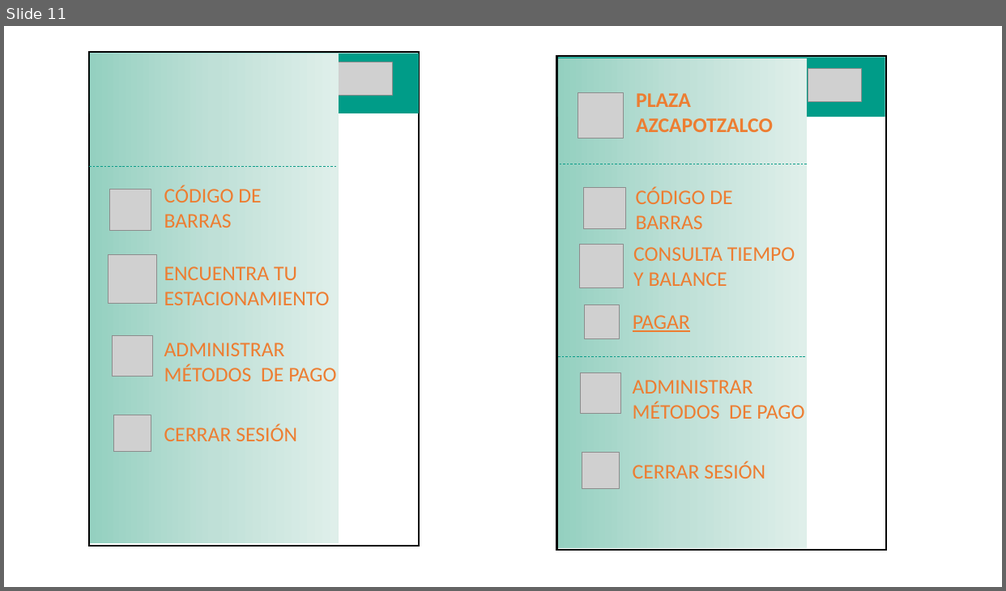
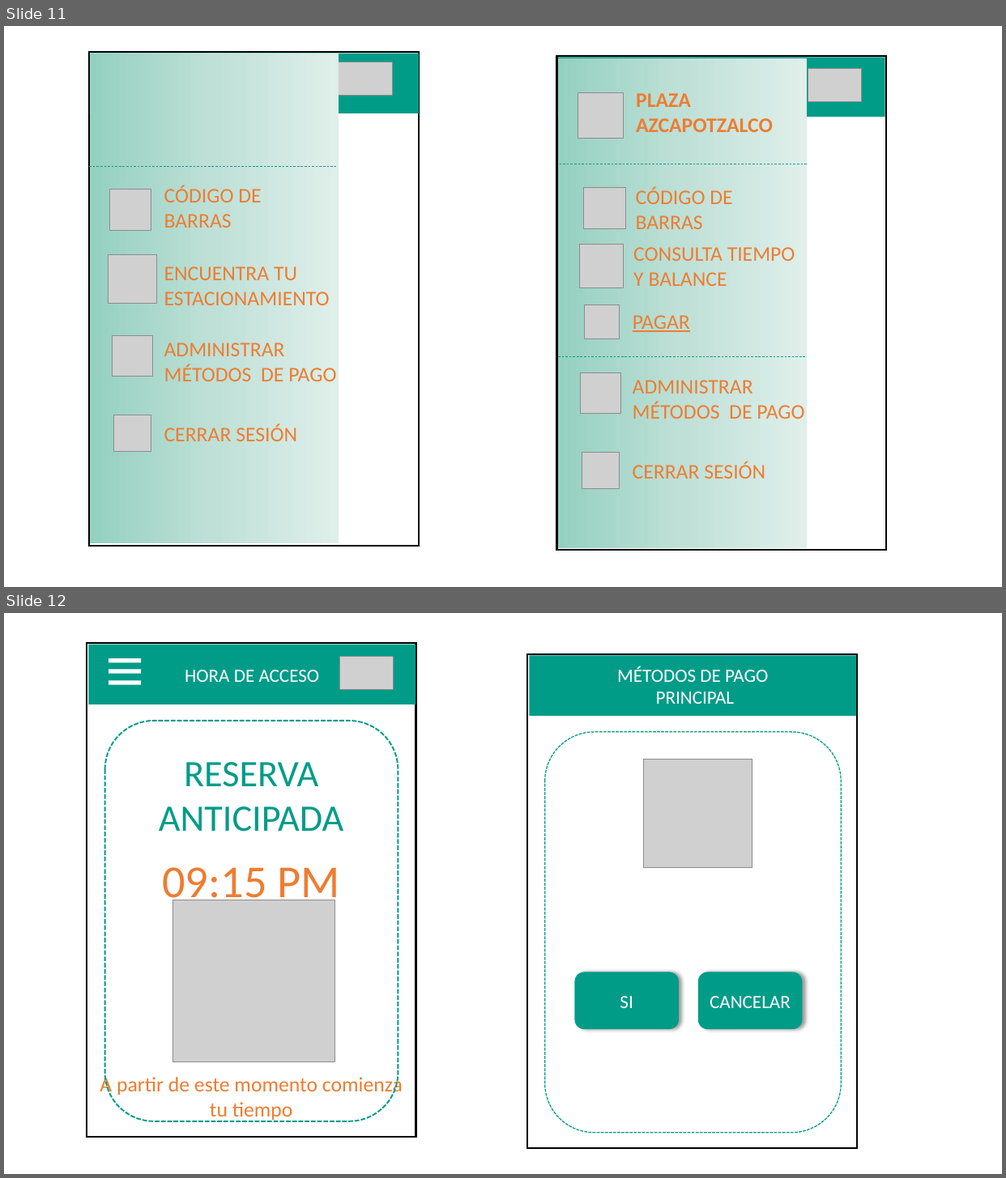
Before and after one commit to ajbeem/iotserver, a slide deck: documentation/MapaNavegacion.pptm. Shown one above the other, each under a label of ours: slide 11 before the commit, slides 11 and 12 after it. The pictures are 1006x591 and 1006x1178 pixels, drawn with LibreOffice and Linux fonts; fonts in the diff are those of the drawing; grey boxes stand for pictures. Boxes give left, top, right and bottom in pixels: in the first picture for what was removed or moved away, otherwise in the second. Text is boxed around its words. In the diff, an @@ line names an element or a change of style, - is before the commit and + after.

```diff
--- a/documentation/MapaNavegacion.pptm
+++ b/documentation/MapaNavegacion.pptm
@@ slide 12 added at (4,613,1002,1174), background #FFFFFF @@
@@ rectangle added at (87,643,415,1137), fill #FFFFFF, outline #000000 1.75 pt, 20 pt, text #ED7D31 @@
+RESERVA ANTICIPADA
+09:15 PM
+A partir de este momento comienza tu tiempo
+J
@@ rectangle added at (88,645,415,705), fill #009C88, 18 pt, text #FFFFFF @@
+HORA DE ACCESO
@@ rectangle added at (108,658,141,663), fill #FFFFFF @@
@@ picture added at (339,657,394,689) @@
@@ rectangle added at (527,654,857,1148), fill #FFFFFF, outline #000000 1.75 pt @@
@@ rectangle added at (530,656,857,717), fill #009C88, 18 pt, text #FFFFFF @@
+MÉTODOS DE PAGO
+PRINCIPAL
@@ rectangle added at (108,669,141,674), fill #FFFFFF @@
@@ rectangle added at (108,680,141,685), fill #FFFFFF @@
@@ rounded rectangle added at (105,721,398,1122), outline #009C88 1.5 pt dashed @@
@@ rounded rectangle added at (545,732,842,1133), fill #FFFFFF, outline #009C88 1 pt dashed @@
@@ picture added at (644,759,752,867) @@
@@ picture added at (173,901,335,1063) @@
@@ rounded rectangle added at (574,973,679,1030), fill #009C88, 18 pt, text #FFFFFF @@
+SI
@@ rounded rectangle added at (698,973,802,1030), fill #009C88, 18 pt, text #FFFFFF @@
+CANCELAR
```
Also in this commit, not shown: 6 slides changed, 4 other files.
